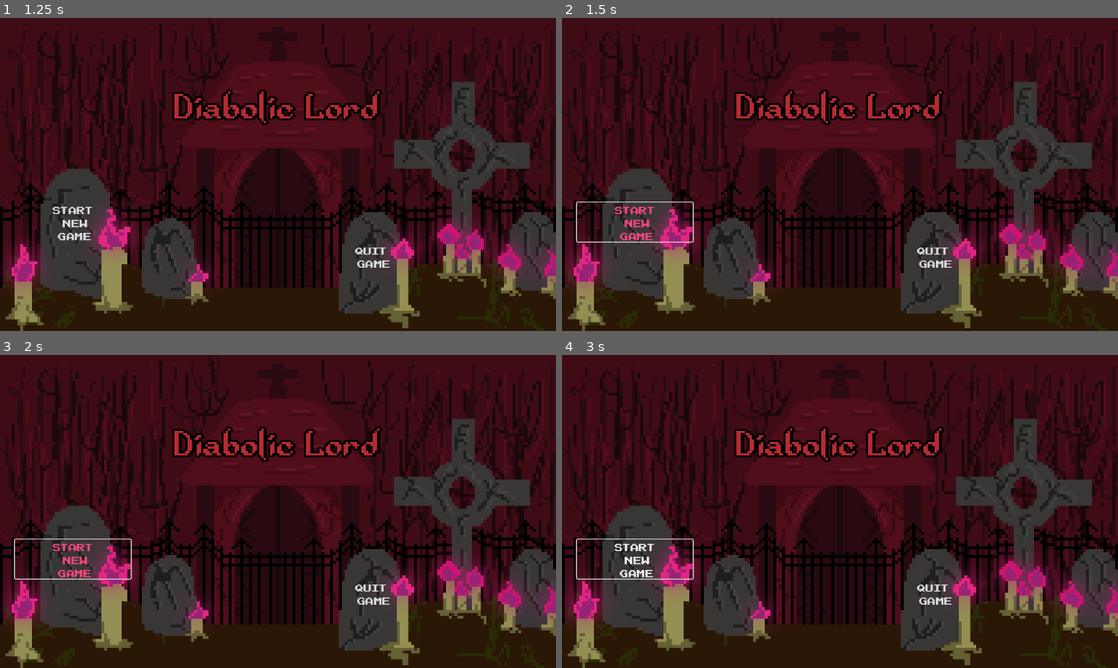
Above: before the commit, frames 1-4 (two rows, left to right).
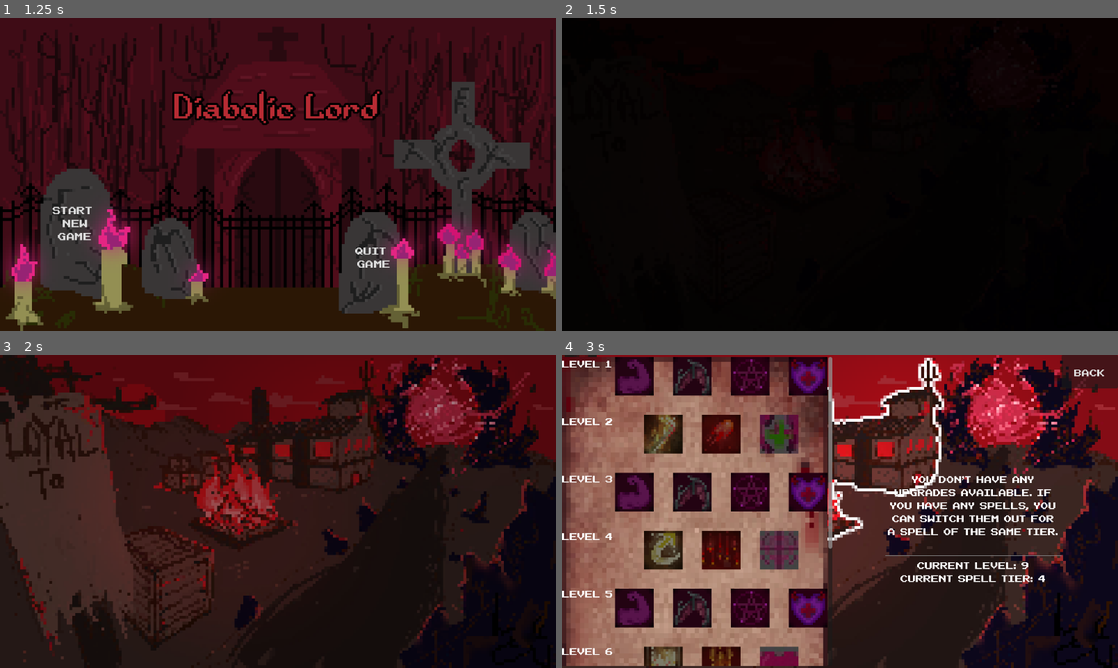
Above: after the commit, the same moments.

Repository: GeMini-220/Diabolic-Lord
Game: Godot game, scene res://MainScenes/start_menu.tscn
Same seed, same stepped clock (60 frames per second), same inputs: the game is played once before the commit and once after it.
Inputs (mouse positions are in pixels of both pictures, inside the frame that each line leads up to):
- Up to frame 1 (1.25 s): click "Start New Game" at 0.5 s
- Up to frame 2 (1.5 s): click "Start New Game" at 1.25 s
- Up to frame 3 (2 s): no input
- Up to frame 4 (3 s): click (840, 511) at 2.02 s; click (840, 511) at 2.77 s

Frame 1 is identical in both runs. In frame 2, 88% of the frame differs, in the area x 0-100%, y 0-100%; in frame 3, 61%; in frame 4, 82%.

Commit message:
added tooltips to skill tree + minor bug fixes

Diff:
--- a/MainScenes/battle.tscn
+++ b/MainScenes/battle.tscn
@@ -848,7 +848,7 @@
 [node name="1" type="Button" parent="TierSpellsPanel/TierSpells"]
 layout_mode = 2
 size_flags_horizontal = 3
-tooltip_text = "Damage the enemy and restore your health"
+tooltip_text = "Placeholder"
 mouse_default_cursor_shape = 2
 theme_override_colors/font_color = Color(1, 1, 1, 1)
 theme_override_colors/font_pressed_color = Color(0, 0, 0, 1)
@@ -865,7 +865,7 @@
 [node name="2" type="Button" parent="TierSpellsPanel/TierSpells"]
 layout_mode = 2
 size_flags_horizontal = 3
-tooltip_text = "Damage the enemy and restore your health"
+tooltip_text = "Placeholder"
 mouse_default_cursor_shape = 2
 theme_override_colors/font_color = Color(1, 1, 1, 1)
 theme_override_colors/font_pressed_color = Color(0, 0, 0, 1)
@@ -882,7 +882,7 @@
 [node name="3" type="Button" parent="TierSpellsPanel/TierSpells"]
 layout_mode = 2
 size_flags_horizontal = 3
-tooltip_text = "Damage the enemy and restore your health"
+tooltip_text = "Placeholder"
 mouse_default_cursor_shape = 2
 theme_override_colors/font_color = Color(1, 1, 1, 1)
 theme_override_colors/font_pressed_color = Color(0, 0, 0, 1)
@@ -899,7 +899,7 @@
 [node name="4" type="Button" parent="TierSpellsPanel/TierSpells"]
 layout_mode = 2
 size_flags_horizontal = 3
-tooltip_text = "Damage the enemy and restore your health"
+tooltip_text = "Placeholder"
 mouse_default_cursor_shape = 2
 theme_override_colors/font_color = Color(1, 1, 1, 1)
 theme_override_colors/font_pressed_color = Color(0, 0, 0, 1)
@@ -1092,6 +1092,7 @@
 volume_db = 10.0
 
 [node name="ScreenFade" type="ColorRect" parent="."]
+visible = false
 modulate = Color(0, 0, 0, 1)
 layout_mode = 1
 anchors_preset = 15
--- a/MainScenes/skill_tree.tscn
+++ b/MainScenes/skill_tree.tscn
@@ -194,6 +194,9 @@
 
 [node name="Damage" type="TextureButton" parent="Tree/PanelContainer/HBoxContainer/Tree Levels/Level 1"]
 layout_mode = 2
+tooltip_text = "Strength
+Generic Upgrade
+Effect: Improves your base Damage."
 disabled = true
 toggle_mode = true
 texture_normal = ExtResource("4_yvpm1")
@@ -204,6 +207,9 @@
 [node name="Speed" type="TextureButton" parent="Tree/PanelContainer/HBoxContainer/Tree Levels/Level 1"]
 layout_mode = 2
 size_flags_horizontal = 8
+tooltip_text = "Agility
+Generic Upgrade
+Effect: Improves your base Speed."
 disabled = true
 toggle_mode = true
 texture_normal = ExtResource("7_es6u5")
@@ -212,6 +218,9 @@
 
 [node name="Magic" type="TextureButton" parent="Tree/PanelContainer/HBoxContainer/Tree Levels/Level 1"]
 layout_mode = 2
+tooltip_text = "Wisdom
+Generic Upgrade:
+Improves your base Magic."
 disabled = true
 toggle_mode = true
 texture_normal = ExtResource("10_fqjwd")
@@ -221,6 +230,9 @@
 
 [node name="Health" type="TextureButton" parent="Tree/PanelContainer/HBoxContainer/Tree Levels/Level 1"]
 layout_mode = 2
+tooltip_text = "Constitution
+Generic Upgrade
+Effect: Improves your maximum and current Health."
 disabled = true
 toggle_mode = true
 texture_normal = ExtResource("13_rnodm")
@@ -234,9 +246,96 @@
 theme_override_constants/separation = 40
 alignment = 1
 
-[node name="Counter" type="TextureButton" parent="Tree/PanelContainer/HBoxContainer/Tree Levels/Level 2"]
+[node name="Shattering Strike" type="TextureButton" parent="Tree/PanelContainer/HBoxContainer/Tree Levels/Level 2"]
 layout_mode = 2
 size_flags_horizontal = 4
+tooltip_text = "Shattering Strike
+Tier 1 Spell
+Effect: Deal damage to an enemy and stun them for 1 turn "
+disabled = true
+toggle_mode = true
+texture_normal = ExtResource("24_5nm54")
+texture_pressed = ExtResource("4_6o348")
+texture_hover = ExtResource("4_6o348")
+texture_disabled = ExtResource("10_fpb5p")
+
+[node name="Fireball" type="TextureButton" parent="Tree/PanelContainer/HBoxContainer/Tree Levels/Level 2"]
+layout_mode = 2
+tooltip_text = "Fireball
+Tier 1 Spell
+Effect: Hurl a fireball at that enemy, dealing damage on impact"
+disabled = true
+toggle_mode = true
+texture_normal = ExtResource("19_jthe1")
+texture_pressed = ExtResource("3_yvy8a")
+texture_hover = ExtResource("3_yvy8a")
+texture_disabled = ExtResource("7_7mik7")
+
+[node name="Blood Siphon" type="TextureButton" parent="Tree/PanelContainer/HBoxContainer/Tree Levels/Level 2"]
+layout_mode = 2
+tooltip_text = "Blood Siphon
+Tier 1 Spell:
+Choose an enemy. They take damage while you heal the damage taken"
+disabled = true
+toggle_mode = true
+texture_normal = ExtResource("22_i2mcc")
+texture_pressed = ExtResource("23_bj1kb")
+texture_hover = ExtResource("23_bj1kb")
+texture_disabled = ExtResource("24_708u7")
+
+[node name="Level 3" type="HBoxContainer" parent="Tree/PanelContainer/HBoxContainer/Tree Levels"]
+layout_mode = 2
+theme_override_constants/separation = 40
+alignment = 1
+
+[node name="Damage" type="TextureButton" parent="Tree/PanelContainer/HBoxContainer/Tree Levels/Level 3"]
+layout_mode = 2
+disabled = true
+toggle_mode = true
+texture_normal = ExtResource("4_yvpm1")
+texture_pressed = ExtResource("4_hu5g0")
+texture_hover = ExtResource("4_hu5g0")
+texture_disabled = ExtResource("5_ngw3d")
+
+[node name="Speed" type="TextureButton" parent="Tree/PanelContainer/HBoxContainer/Tree Levels/Level 3"]
+layout_mode = 2
+size_flags_horizontal = 8
+disabled = true
+toggle_mode = true
+texture_normal = ExtResource("7_es6u5")
+texture_hover = ExtResource("6_c3krg")
+texture_disabled = ExtResource("7_1ly5m")
+
+[node name="Magic" type="TextureButton" parent="Tree/PanelContainer/HBoxContainer/Tree Levels/Level 3"]
+layout_mode = 2
+disabled = true
+toggle_mode = true
+texture_normal = ExtResource("10_fqjwd")
+texture_pressed = ExtResource("8_ww867")
+texture_hover = ExtResource("8_ww867")
+texture_disabled = ExtResource("9_wquwx")
+
+[node name="Health" type="TextureButton" parent="Tree/PanelContainer/HBoxContainer/Tree Levels/Level 3"]
+layout_mode = 2
+disabled = true
+toggle_mode = true
+texture_normal = ExtResource("13_rnodm")
+texture_pressed = ExtResource("10_7ockp")
+texture_hover = ExtResource("10_7ockp")
+texture_disabled = ExtResource("11_ltef1")
+
+[node name="Level 4" type="HBoxContainer" parent="Tree/PanelContainer/HBoxContainer/Tree Levels"]
+layout_mode = 2
+size_flags_horizontal = 3
+theme_override_constants/separation = 40
+alignment = 1
+
+[node name="Counter" type="TextureButton" parent="Tree/PanelContainer/HBoxContainer/Tree Levels/Level 4"]
+layout_mode = 2
+size_flags_horizontal = 4
+tooltip_text = "Counter
+Tier 2 Spell
+Effect: Guard for 1 turn. Return 2x the pre-mitigation damage dealt to you "
 disabled = true
 toggle_mode = true
 texture_normal = ExtResource("16_ntukx")
@@ -244,30 +343,37 @@
 texture_hover = ExtResource("2_2uve7")
 texture_disabled = ExtResource("5_dnau8")
 
-[node name="Fireball" type="TextureButton" parent="Tree/PanelContainer/HBoxContainer/Tree Levels/Level 2"]
-layout_mode = 2
-disabled = true
-toggle_mode = true
-texture_normal = ExtResource("19_jthe1")
-texture_pressed = ExtResource("3_yvy8a")
-texture_hover = ExtResource("3_yvy8a")
-texture_disabled = ExtResource("7_7mik7")
-
-[node name="Blood Siphon" type="TextureButton" parent="Tree/PanelContainer/HBoxContainer/Tree Levels/Level 2"]
-layout_mode = 2
-disabled = true
-toggle_mode = true
-texture_normal = ExtResource("22_i2mcc")
-texture_pressed = ExtResource("23_bj1kb")
-texture_hover = ExtResource("23_bj1kb")
-texture_disabled = ExtResource("24_708u7")
-
-[node name="Level 3" type="HBoxContainer" parent="Tree/PanelContainer/HBoxContainer/Tree Levels"]
-layout_mode = 2
-theme_override_constants/separation = 40
-alignment = 1
-
-[node name="Damage" type="TextureButton" parent="Tree/PanelContainer/HBoxContainer/Tree Levels/Level 3"]
+[node name="Fire Rain" type="TextureButton" parent="Tree/PanelContainer/HBoxContainer/Tree Levels/Level 4"]
+layout_mode = 2
+tooltip_text = "Fire Rain
+Tier 2 Spell
+Effect: Select 2 enemies. Those enemies are applied 3 stacks of Scorched Earth "
+disabled = true
+toggle_mode = true
+texture_normal = ExtResource("27_u5jll")
+texture_pressed = ExtResource("5_oncqo")
+texture_hover = ExtResource("5_oncqo")
+texture_disabled = ExtResource("11_m3i6t")
+
+[node name="Red Rush" type="TextureButton" parent="Tree/PanelContainer/HBoxContainer/Tree Levels/Level 4"]
+layout_mode = 2
+tooltip_text = "Red Rush
+Tier 2 Spell
+Effect: Choose a target.
+Fly up into the air, causing all attacks to miss, then dive bomb one enemy, dealing massive damage"
+disabled = true
+toggle_mode = true
+texture_normal = ExtResource("31_l1uj8")
+texture_pressed = ExtResource("32_kdog5")
+texture_hover = ExtResource("32_kdog5")
+texture_disabled = ExtResource("33_nh45f")
+
+[node name="Level 5" type="HBoxContainer" parent="Tree/PanelContainer/HBoxContainer/Tree Levels"]
+layout_mode = 2
+theme_override_constants/separation = 40
+alignment = 1
+
+[node name="Damage" type="TextureButton" parent="Tree/PanelContainer/HBoxContainer/Tree Levels/Level 5"]
 layout_mode = 2
 disabled = true
 toggle_mode = true
@@ -276,7 +382,7 @@
 texture_hover = ExtResource("4_hu5g0")
 texture_disabled = ExtResource("5_ngw3d")
 
-[node name="Speed" type="TextureButton" parent="Tree/PanelContainer/HBoxContainer/Tree Levels/Level 3"]
+[node name="Speed" type="TextureButton" parent="Tree/PanelContainer/HBoxContainer/Tree Levels/Level 5"]
 layout_mode = 2
 size_flags_horizontal = 8
 disabled = true
@@ -285,7 +391,7 @@
 texture_hover = ExtResource("6_c3krg")
 texture_disabled = ExtResource("7_1ly5m")
 
-[node name="Magic" type="TextureButton" parent="Tree/PanelContainer/HBoxContainer/Tree Levels/Level 3"]
+[node name="Magic" type="TextureButton" parent="Tree/PanelContainer/HBoxContainer/Tree Levels/Level 5"]
 layout_mode = 2
 disabled = true
 toggle_mode = true
@@ -294,7 +400,7 @@
 texture_hover = ExtResource("8_ww867")
 texture_disabled = ExtResource("9_wquwx")
 
-[node name="Health" type="TextureButton" parent="Tree/PanelContainer/HBoxContainer/Tree Levels/Level 3"]
+[node name="Health" type="TextureButton" parent="Tree/PanelContainer/HBoxContainer/Tree Levels/Level 5"]
 layout_mode = 2
 disabled = true
 toggle_mode = true
@@ -303,46 +409,55 @@
 texture_hover = ExtResource("10_7ockp")
 texture_disabled = ExtResource("11_ltef1")
 
-[node name="Level 4" type="HBoxContainer" parent="Tree/PanelContainer/HBoxContainer/Tree Levels"]
+[node name="Level 6" type="HBoxContainer" parent="Tree/PanelContainer/HBoxContainer/Tree Levels"]
 layout_mode = 2
 size_flags_horizontal = 3
 theme_override_constants/separation = 40
 alignment = 1
 
-[node name="Shattering Strike" type="TextureButton" parent="Tree/PanelContainer/HBoxContainer/Tree Levels/Level 4"]
+[node name="Guillotine" type="TextureButton" parent="Tree/PanelContainer/HBoxContainer/Tree Levels/Level 6"]
 layout_mode = 2
 size_flags_horizontal = 4
-disabled = true
-toggle_mode = true
-texture_normal = ExtResource("24_5nm54")
-texture_pressed = ExtResource("4_6o348")
-texture_hover = ExtResource("4_6o348")
-texture_disabled = ExtResource("10_fpb5p")
-
-[node name="Fire Rain" type="TextureButton" parent="Tree/PanelContainer/HBoxContainer/Tree Levels/Level 4"]
-layout_mode = 2
-disabled = true
-toggle_mode = true
-texture_normal = ExtResource("27_u5jll")
-texture_pressed = ExtResource("5_oncqo")
-texture_hover = ExtResource("5_oncqo")
-texture_disabled = ExtResource("11_m3i6t")
-
-[node name="Red Rush" type="TextureButton" parent="Tree/PanelContainer/HBoxContainer/Tree Levels/Level 4"]
-layout_mode = 2
-disabled = true
-toggle_mode = true
-texture_normal = ExtResource("31_l1uj8")
-texture_pressed = ExtResource("32_kdog5")
-texture_hover = ExtResource("32_kdog5")
-texture_disabled = ExtResource("33_nh45f")
-
-[node name="Level 5" type="HBoxContainer" parent="Tree/PanelContainer/HBoxContainer/Tree Levels"]
-layout_mode = 2
-theme_override_constants/separation = 40
-alignment = 1
-
-[node name="Damage" type="TextureButton" parent="Tree/PanelContainer/HBoxContainer/Tree Levels/Level 5"]
+tooltip_text = "Guillotine
+Tier 3 Spell
+Effect: If the enemy is below 25% hp, they take double damage from this ability. If they die, recast on a random target "
+disabled = true
+toggle_mode = true
+texture_normal = ExtResource("30_hgjui")
+texture_pressed = ExtResource("6_fdsjl")
+texture_hover = ExtResource("6_fdsjl")
+texture_disabled = ExtResource("13_52jj6")
+
+[node name="Meteor" type="TextureButton" parent="Tree/PanelContainer/HBoxContainer/Tree Levels/Level 6"]
+layout_mode = 2
+tooltip_text = "Meteor
+Tier 3 Spell
+Effect: Deal Heavy Damage to 3 random enemies"
+disabled = true
+toggle_mode = true
+texture_normal = ExtResource("33_qn66g")
+texture_pressed = ExtResource("7_rqjsk")
+texture_hover = ExtResource("7_rqjsk")
+texture_disabled = ExtResource("15_0nmsp")
+
+[node name="Noble Charm" type="TextureButton" parent="Tree/PanelContainer/HBoxContainer/Tree Levels/Level 6"]
+layout_mode = 2
+tooltip_text = "Noble Charm
+Tier 3 Spell
+Effect: Choose 1 enemy. For the next 3 turns, they attack their allies."
+disabled = true
+toggle_mode = true
+texture_normal = ExtResource("40_sqlll")
+texture_pressed = ExtResource("41_kkh33")
+texture_hover = ExtResource("41_kkh33")
+texture_disabled = ExtResource("42_l7twq")
+
+[node name="Level 7" type="HBoxContainer" parent="Tree/PanelContainer/HBoxContainer/Tree Levels"]
+layout_mode = 2
+theme_override_constants/separation = 40
+alignment = 1
+
+[node name="Damage" type="TextureButton" parent="Tree/PanelContainer/HBoxContainer/Tree Levels/Level 7"]
 layout_mode = 2
 disabled = true
 toggle_mode = true
@@ -351,7 +466,7 @@
 texture_hover = ExtResource("4_hu5g0")
 texture_disabled = ExtResource("5_ngw3d")
 
-[node name="Speed" type="TextureButton" parent="Tree/PanelContainer/HBoxContainer/Tree Levels/Level 5"]
+[node name="Speed" type="TextureButton" parent="Tree/PanelContainer/HBoxContainer/Tree Levels/Level 7"]
 layout_mode = 2
 size_flags_horizontal = 8
 disabled = true
@@ -360,7 +475,7 @@
 texture_hover = ExtResource("6_c3krg")
 texture_disabled = ExtResource("7_1ly5m")
 
-[node name="Magic" type="TextureButton" parent="Tree/PanelContainer/HBoxContainer/Tree Levels/Level 5"]
+[node name="Magic" type="TextureButton" parent="Tree/PanelContainer/HBoxContainer/Tree Levels/Level 7"]
 layout_mode = 2
 disabled = true
 toggle_mode = true
@@ -369,7 +484,7 @@
 texture_hover = ExtResource("8_ww867")
 texture_disabled = ExtResource("9_wquwx")
 
-[node name="Health" type="TextureButton" parent="Tree/PanelContainer/HBoxContainer/Tree Levels/Level 5"]
+[node name="Health" type="TextureButton" parent="Tree/PanelContainer/HBoxContainer/Tree Levels/Level 7"]
 layout_mode = 2
 disabled = true
 toggle_mode = true
@@ -378,90 +493,19 @@
 texture_hover = ExtResource("10_7ockp")
 texture_disabled = ExtResource("11_ltef1")
 
-[node name="Level 6" type="HBoxContainer" parent="Tree/PanelContainer/HBoxContainer/Tree Levels"]
+[node name="Level 8" type="HBoxContainer" parent="Tree/PanelContainer/HBoxContainer/Tree Levels"]
 layout_mode = 2
 size_flags_horizontal = 3
 theme_override_constants/separation = 40
 alignment = 1
 
-[node name="Guillotine" type="TextureButton" parent="Tree/PanelContainer/HBoxContainer/Tree Levels/Level 6"]
+[node name="True Form" type="TextureButton" parent="Tree/PanelContainer/HBoxContainer/Tree Levels/Level 8"]
 layout_mode = 2
 size_flags_horizontal = 4
-disabled = true
-toggle_mode = true
-texture_normal = ExtResource("30_hgjui")
-texture_pressed = ExtResource("6_fdsjl")
-texture_hover = ExtResource("6_fdsjl")
-texture_disabled = ExtResource("13_52jj6")
-
-[node name="Meteor" type="TextureButton" parent="Tree/PanelContainer/HBoxContainer/Tree Levels/Level 6"]
-layout_mode = 2
-disabled = true
-toggle_mode = true
-texture_normal = ExtResource("33_qn66g")
-texture_pressed = ExtResource("7_rqjsk")
-texture_hover = ExtResource("7_rqjsk")
-texture_disabled = ExtResource("15_0nmsp")
-
-[node name="Noble Charm" type="TextureButton" parent="Tree/PanelContainer/HBoxContainer/Tree Levels/Level 6"]
-layout_mode = 2
-disabled = true
-toggle_mode = true
-texture_normal = ExtResource("40_sqlll")
-texture_pressed = ExtResource("41_kkh33")
-texture_hover = ExtResource("41_kkh33")
-texture_disabled = ExtResource("42_l7twq")
-
-[node name="Level 7" type="HBoxContainer" parent="Tree/PanelContainer/HBoxContainer/Tree Levels"]
-layout_mode = 2
-theme_override_constants/separation = 40
-alignment = 1
-
-[node name="Damage" type="TextureButton" parent="Tree/PanelContainer/HBoxContainer/Tree Levels/Level 7"]
-layout_mode = 2
-disabled = true
-toggle_mode = true
-texture_normal = ExtResource("4_yvpm1")
-texture_pressed = ExtResource("4_hu5g0")
-texture_hover = ExtResource("4_hu5g0")
-texture_disabled = ExtResource("5_ngw3d")
-
-[node name="Speed" type="TextureButton" parent="Tree/PanelContainer/HBoxContainer/Tree Levels/Level 7"]
-layout_mode = 2
-size_flags_horizontal = 8
-disabled = true
-toggle_mode = true
-texture_normal = ExtResource("7_es6u5")
-texture_hover = ExtResource("6_c3krg")
-texture_disabled = ExtResource("7_1ly5m")
-
-[node name="Magic" type="TextureButton" parent="Tree/PanelContainer/HBoxContainer/Tree Levels/Level 7"]
-layout_mode = 2
-disabled = true
-toggle_mode = true
-texture_normal = ExtResource("10_fqjwd")
-texture_pressed = ExtResource("8_ww867")
-texture_hover = ExtResource("8_ww867")
-texture_disabled = ExtResource("9_wquwx")
-
-[node name="Health" type="TextureButton" parent="Tree/PanelContainer/HBoxContainer/Tree Levels/Level 7"]
-layout_mode = 2
-disabled = true
-toggle_mode = true
-texture_normal = ExtResource("13_rnodm")
-texture_pressed = ExtResource("10_7ockp")
-texture_hover = ExtResource("10_7ockp")
-texture_disabled = ExtResource("11_ltef1")
-
-[node name="Level 8" type="HBoxContainer" parent="Tree/PanelContainer/HBoxContainer/Tree Levels"]
-layout_mode = 2
-size_flags_horizontal = 3
-theme_override_constants/separation = 40
-alignment = 1
-
-[node name="True Form" type="TextureButton" parent="Tree/PanelContainer/HBoxContainer/Tree Levels/Level 8"]
-layout_mode = 2
-size_flags_horizontal = 4
+tooltip_text = "True Form
+Tier 4 Spell
+Effect: All your stats increase by 50% for the rest of the fight
+Gain 20% lifesteal"
 disabled = true
 toggle_mode = true
 texture_normal = ExtResource("36_agbuu")
@@ -471,6 +515,9 @@
 
 [node name="Hell on Earth" type="TextureButton" parent="Tree/PanelContainer/HBoxContainer/Tree Levels/Level 8"]
 layout_mode = 2
+tooltip_text = "Hell on Earth
+Tier 4 Spell
+Effect: Scorched Earth is now applied every turn, with increasing damage every turn. "
 disabled = true
 toggle_mode = true
 texture_normal = ExtResource("39_4syqt")
@@ -480,6 +527,10 @@
 
 [node name="Vampiric Frenzy" type="TextureButton" parent="Tree/PanelContainer/HBoxContainer/Tree Levels/Level 8"]
 layout_mode = 2
+tooltip_text = "Vampiric Frenzy
+Tier 4 Spell
+Effect: For 5 turns, all your attacks and skills heal you for the full amount and do 20% more damage.
+Enemies you damage have a 50% chance to become charmed"
 disabled = true
 toggle_mode = true
 texture_normal = ExtResource("49_kemt3")
@@ -533,14 +584,14 @@
 [connection signal="pressed" from="Tree/PanelContainer/HBoxContainer/Tree Levels/Level 1/Speed" to="." method="_on_generic_pressed" binds= ["Speed", 1]]
 [connection signal="pressed" from="Tree/PanelContainer/HBoxContainer/Tree Levels/Level 1/Magic" to="." method="_on_generic_pressed" binds= ["Magic", 1]]
 [connection signal="pressed" from="Tree/PanelContainer/HBoxContainer/Tree Levels/Level 1/Health" to="." method="_on_generic_pressed" binds= ["Health", 1]]
-[connection signal="pressed" from="Tree/PanelContainer/HBoxContainer/Tree Levels/Level 2/Counter" to="." method="_on_tier_pressed" binds= ["Demon Knight", 1]]
+[connection signal="pressed" from="Tree/PanelContainer/HBoxContainer/Tree Levels/Level 2/Shattering Strike" to="." method="_on_tier_pressed" binds= ["Demon Knight", 1]]
 [connection signal="pressed" from="Tree/PanelContainer/HBoxContainer/Tree Levels/Level 2/Fireball" to="." method="_on_tier_pressed" binds= ["Inferno", 1]]
 [connection signal="pressed" from="Tree/PanelContainer/HBoxContainer/Tree Levels/Level 2/Blood Siphon" to="." method="_on_tier_pressed" binds= ["Vampire Lord", 1]]
 [connection signal="pressed" from="Tree/PanelContainer/HBoxContainer/Tree Levels/Level 3/Damage" to="." method="_on_generic_pressed" binds= ["Damage", 3]]
 [connection signal="pressed" from="Tree/PanelContainer/HBoxContainer/Tree Levels/Level 3/Speed" to="." method="_on_generic_pressed" binds= ["Speed", 3]]
 [connection signal="pressed" from="Tree/PanelContainer/HBoxContainer/Tree Levels/Level 3/Magic" to="." method="_on_generic_pressed" binds= ["Magic", 3]]
 [connection signal="pressed" from="Tree/PanelContainer/HBoxContainer/Tree Levels/Level 3/Health" to="." method="_on_generic_pressed" binds= ["Health", 3]]
-[connection signal="pressed" from="Tree/PanelContainer/HBoxContainer/Tree Levels/Level 4/Shattering Strike" to="." method="_on_tier_pressed" binds= ["Demon Knight", 2]]
+[connection signal="pressed" from="Tree/PanelContainer/HBoxContainer/Tree Levels/Level 4/Counter" to="." method="_on_tier_pressed" binds= ["Demon Knight", 2]]
 [connection signal="pressed" from="Tree/PanelContainer/HBoxContainer/Tree Levels/Level 4/Fire Rain" to="." method="_on_tier_pressed" binds= ["Inferno", 2]]
 [connection signal="pressed" from="Tree/PanelContainer/HBoxContainer/Tree Levels/Level 4/Red Rush" to="." method="_on_tier_pressed" binds= ["Vampire Lord", 2]]
 [connection signal="pressed" from="Tree/PanelContainer/HBoxContainer/Tree Levels/Level 5/Damage" to="." method="_on_generic_pressed" binds= ["Damage", 5]]
--- a/src/Campfire.gd
+++ b/src/Campfire.gd
@@ -12,8 +12,8 @@
 	screen_fade.visible = true
 	screen_fade_anim.play("fade_in")
 	await screen_fade_anim.animation_finished
-
-
+	skill_tree_opened = false
+	State.current_health = min(State.max_health, State.current_health + 200)
 
 func _on_embark_pressed():
 	start_fade_out("res://MainScenes/battle.tscn")
--- a/src/Skill_Tree.gd
+++ b/src/Skill_Tree.gd
@@ -9,13 +9,13 @@
 	"Damage": 8,  # Increase damage by 8
 	"Speed": -5,   # Decrease speed by 5
 	"Magic": 5,   # Increase magic by 5
-	"Health": 200  # Increase current health by 200
+	"Health": 111  # Increase max and current health by 111
 }
 
 # Define the structure of the skill tree
 var skill_tree = {
-	INFERNO: {1: "Fireball", 2: "Fire Rain", 3: "Meteor", 4: "Hell On Earth"},
-	DEMON_KNIGHT: {1: "Counter", 2: "Shattering Strike", 3: "Guillotine", 4: "True Form"},
+	INFERNO: {1: "Fireball", 2: "Fire Rain", 3: "Meteor", 4: "Hell on Earth"},
+	DEMON_KNIGHT: {1: "Shattering Strike", 2: "Counter", 3: "Guillotine", 4: "True Form"},
 	VAMPIRE_LORD: {1: "Blood Siphon", 2: "Red Rush", 3: "Noble Charm", 4: "Vampiric Frenzy"}
 }
 
@@ -45,12 +45,12 @@
 	State.player_level = State.currentBattle
 	upgrade_available = true
 	State.tier_unlocked = floor(State.player_level / 2)
-	# var level_label = get_node("Tree/HBoxContainer/Labels/Label%s" % State.player_level)
 
 # Function to check and handle upgrades
 func check_for_upgrades():
 	print(State.spells_unlocked)
 	print(State.generic_unlocked)
+	print(upgrade_available)
 	if upgrade_available:
 		$TextBoxes/Explanation.text = "You have an upgrade available! Choose an upgrade from level %s." % State.player_level
 	else:
@@ -62,7 +62,7 @@
 			button.button_group = button_groups[level_num]
 			button.button_pressed = button.name in State.spells_unlocked or button.name == current_generic
 			button.disabled = level_num > State.player_level or (level_num % 2 == 1 and current_generic != '' and button.name != current_generic)
-			if button.disabled == false:
+			if button.disabled == false and level_num == State.player_level:
 				await animate_button(button, "unlock")
 
 func get_upgrade(button_name, level):
@@ -109,7 +109,8 @@
 			"Magic":
 				State.magic += GENERIC_UPGRADES["Magic"]
 			"Health":
-				State.current_health = min(State.max_health, State.current_health + GENERIC_UPGRADES["Health"])
+				State.max_health += GENERIC_UPGRADES["Health"]
+				State.current_health += GENERIC_UPGRADES["Health"]
 		get_upgrade(upgrade_choice, level)
 		$TextBoxes/Upgrade.text = "You've increased your %s!" % upgrade_choice
 		for upgrade in get_node("Tree/PanelContainer/HBoxContainer/Tree Levels/Level %s" % level).get_children():
--- a/src/State.gd
+++ b/src/State.gd
@@ -49,12 +49,12 @@
 	var new_player_data = {
 		"current_health": 666,
 		"max_health": 666,
-		"damage": 300,
-		"speed": 10, #25,
+		"damage": 30,
+		"speed": 25,
 		"magic": 25,
-		"currentBattle": 0,
-		"player_level": 1,
-		"tier_unlocked": 0,
+		"currentBattle": 9,
+		"player_level": 9,
+		"tier_unlocked": 4,
 		"spells_unlocked": ['', '', '', ''],
 		"generic_unlocked": ['', '', '', '', ''],
 	}
--- a/src/battle.gd
+++ b/src/battle.gd
@@ -488,7 +488,6 @@
 			await self.textbox_closed
 			start_fade_out("res://MainScenes/start_menu.tscn")
 		else:
-			State.player_level += 1
 			State.save_player_data()
 			start_fade_out("res://MainScenes/campfire.tscn")
 
--- a/src/start_menu.gd
+++ b/src/start_menu.gd
@@ -38,6 +38,9 @@
 	var save_file = FileAccess.open(State.FILE_PATH, FileAccess.READ)
 	if save_file:
 		$newGameConfirmationDialog.popup()
+	else:
+		State.initialize_player_data()
+		get_tree().change_scene_to_packed(battle_scene)
 
 func _on_new_game_confirmation_dialog_confirmed():
 	State.initialize_player_data()
